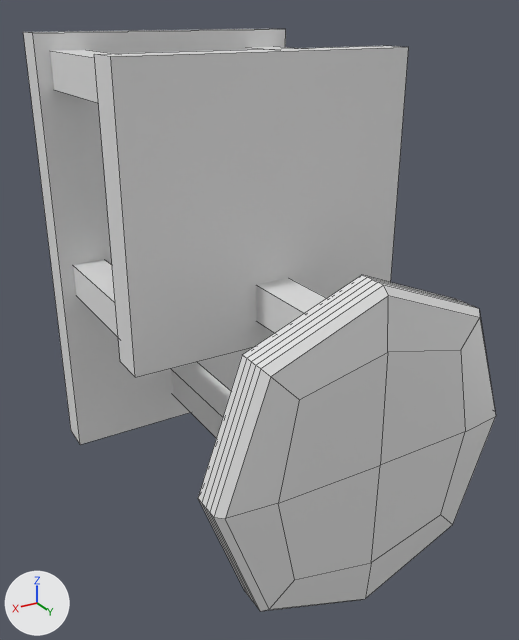
The FBX model Mouse Care/Assets/Models/AirportToy.fbx: old version first, new version second.
Before and after are seen from a 50 mm camera at (4.72, 10.9, 3.41) aimed at (0.0, 3.03, -0.52). The lights are fixed; the arrows at lower left show +X, +Y and +Z. Mesh edges are drawn as thin lines.

Names of what the first picture shows: 'Airport'.
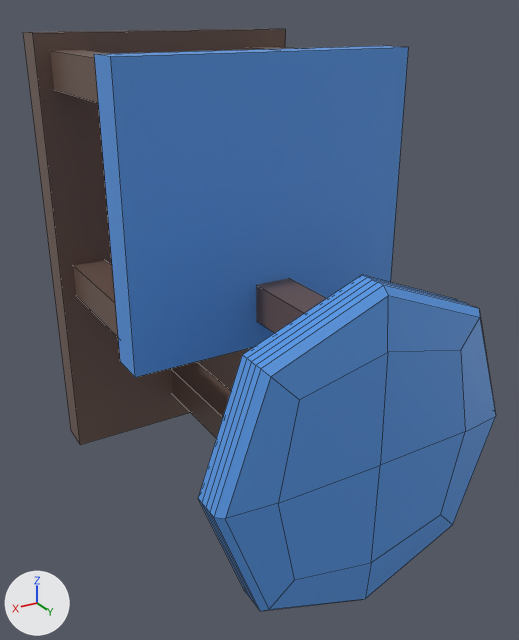
The change, as a list of edits to the scene's bpy script:
```text
Add mat_wood:
    mat_wood = principled_material('Wood')
    mat_wood.base_color = (0.157, 0.0983, 0.0797)  # brown #6e5850
    mat_wood.roughness = 0.4
Add mat_paint:
    mat_paint = principled_material('Paint')
    mat_paint.base_color = (0.0984, 0.32, 0.8)  # blue #5899e7
Change me_plane:
    where me_plane.from_pydata(...)  # 138 vertices, 117 faces; spans x -2.05..2.05, y 0.01..5.7, z -3.48..3.14
    used by ob_airport; location = (0.0, 0.0, 0.0)
    me_plane part 1: 39 of the faces centred in x -2.0..2.0, y 0.01..5.21, z -3.29..3.14 switch from mat_material (white #e7e7e7) to mat_wood (brown #6e5850)
    me_plane part 2: 72 of the faces centred in x -1.77..1.77, y 5.03..5.69, z -3.19..0.5 switch from mat_material (white #e7e7e7) to mat_paint (blue #5899e7)
    me_plane part 3: 4 of the faces centred in x 0.0..2.0, y 2.92..3.42, z -0.7..1.14 switch from mat_material (white #e7e7e7) to mat_paint (blue #5899e7)
    me_plane part 4: 1 of the faces centred in x 0.0, y 3.17, z 2.98 switch from mat_material (white #e7e7e7) to mat_paint (blue #5899e7)
```

Pixel boxes (x1, y1, x2, y2) of what changed, in the pictures (519 x 640 px):
part 1 of me_plane, recoloured (white to brown)
    both: (23, 29, 327, 445)
part 2 of me_plane, recoloured (white to blue)
    both: (198, 275, 496, 611)
part 3 of me_plane, recoloured (white to blue)
    both: (94, 47, 409, 377)
part 4 of me_plane, recoloured (white to blue)
    both: (96, 46, 400, 57)
